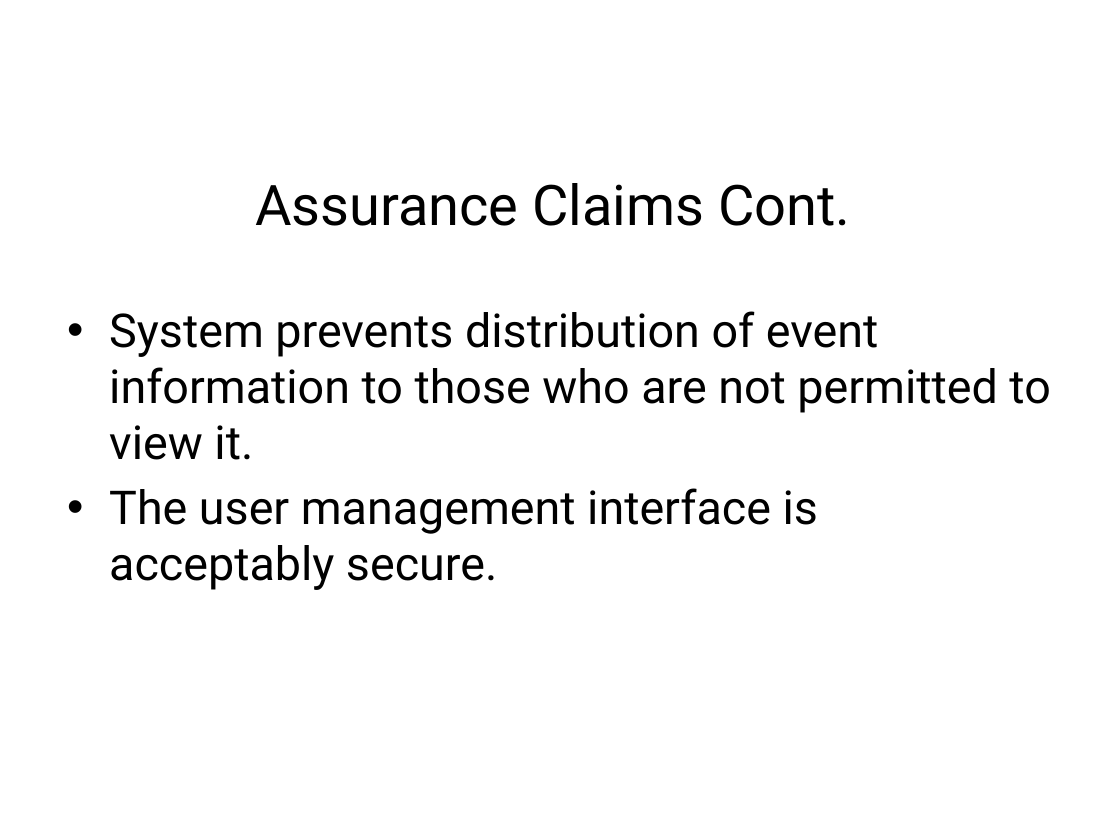
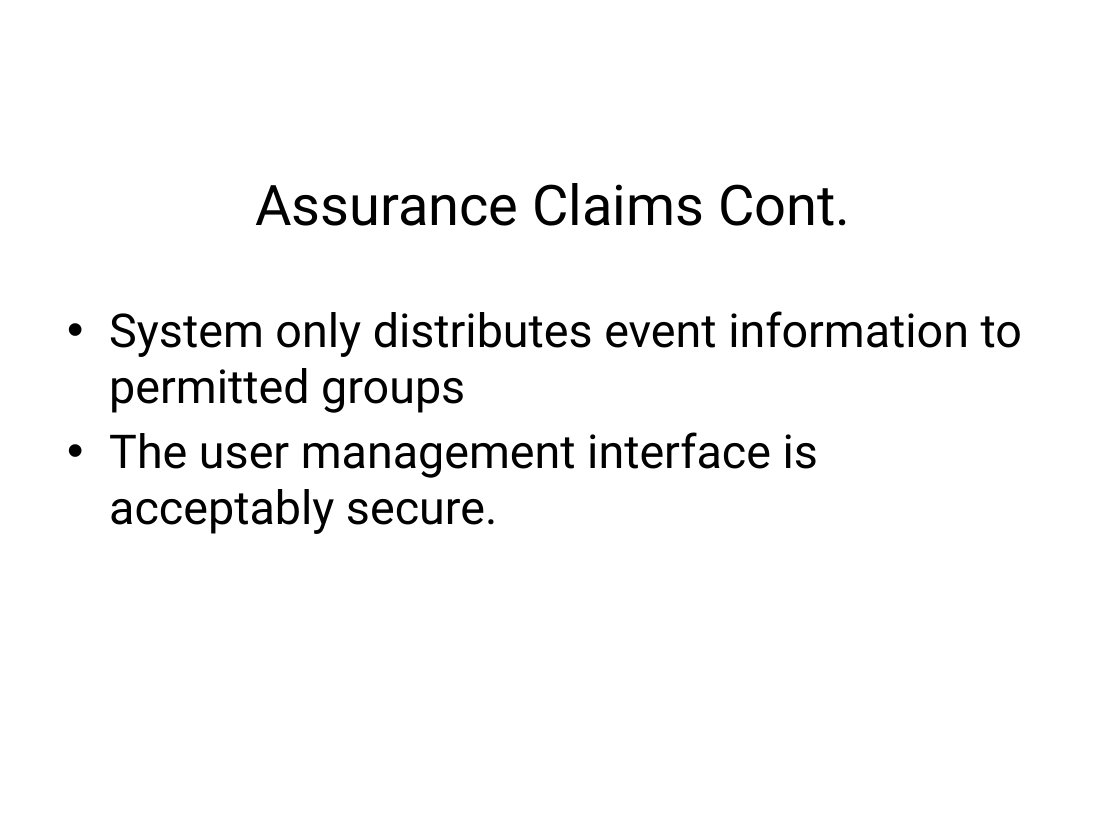
Before and after one commit to team-assure/Semester-Project, a slide deck: slide 8 of Class-Presentation/MISP_Presentation.pptx. Drawn at 1120x840 pixels with LibreOffice and Linux fonts; fonts in the diff are those of the drawing; background and template pictures are left out. Boxes give left, top, right and bottom in pixels: in the first picture for what was removed or moved away, otherwise in the second. Text is boxed around its words. In the diff, an @@ line names an element or a change of style, - is before the commit and + after.

```diff
--- a/Class-Presentation/MISP_Presentation.pptx
+++ b/Class-Presentation/MISP_Presentation.pptx
@@ text at bbox=[109, 311, 1022, 413]: text changed @@
-• System prevents distribution of event information to those who are not permitted to view it.
+• System only distributes event information to permitted groups
```
Also in this commit, not shown: 6 other slides changed.
